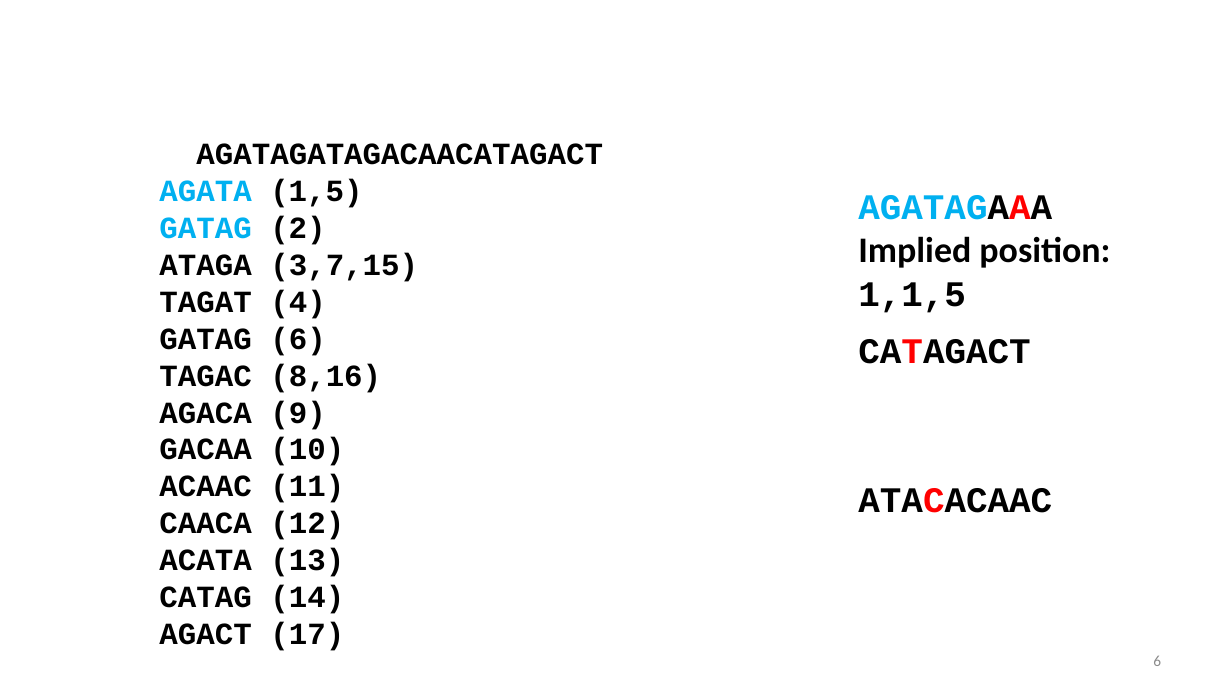
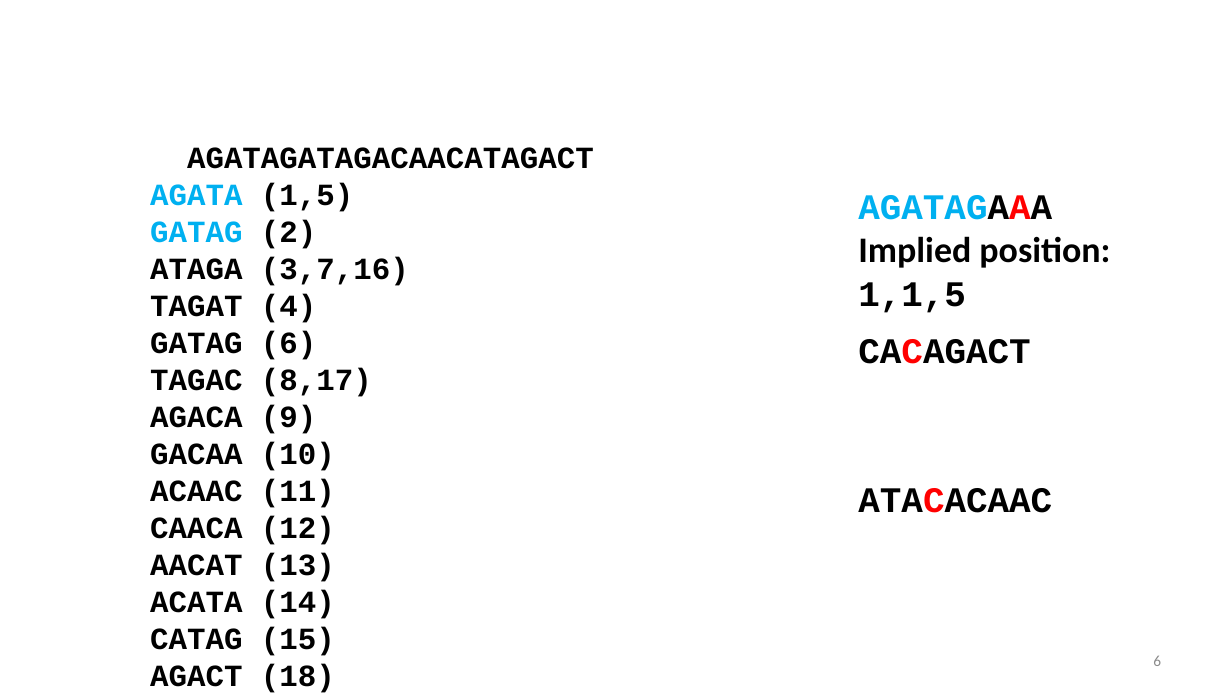
Before and after one commit to alekseyzimin/BME-Algorithms-for-Analysis-of-Genomic-Data, a slide deck: slide 6 of Week 2 Friday September 5.pptx. Drawn at 1232x693 pixels with LibreOffice and Linux fonts; fonts in the diff are those of the drawing; background and template pictures are left out. Boxes give left, top, right and bottom in pixels: in the first picture for what was removed or moved away, otherwise in the second. Text is boxed around its words. In the diff, an @@ line names an element or a change of style, - is before the commit and + after.

```diff
--- a/Week 2 Friday September 5.pptx
+++ b/Week 2 Friday September 5.pptx
@@ text "AGATAGATAGACAACATAGACT": place and size @@
-text "AGATAGATAGACAACATAGACT" at (159, 143, 603, 651)
+text "AGATAGATAGACAACATAGACT" at (150, 147, 594, 693)
@@ text at (150, 257, 409, 286): text changed @@
-ATAGA (3,7,15)
+ATAGA (3,7,16)
@@ text at (858, 339, 1030, 364): text changed @@
-CATAGACT
+CACAGACT
@@ text at (150, 368, 372, 397): text changed @@
-TAGAC (8,16)
+TAGAC (8,17)
@@ text at (150, 553, 335, 693): text changed @@
-ACATA (13)
-CATAG (14)
-AGACT (17)
+AACAT (13)
+ACATA (14)
+CATAG (15)
+AGACT (18)
```
Also in this commit, not shown: 4 other slides changed.
